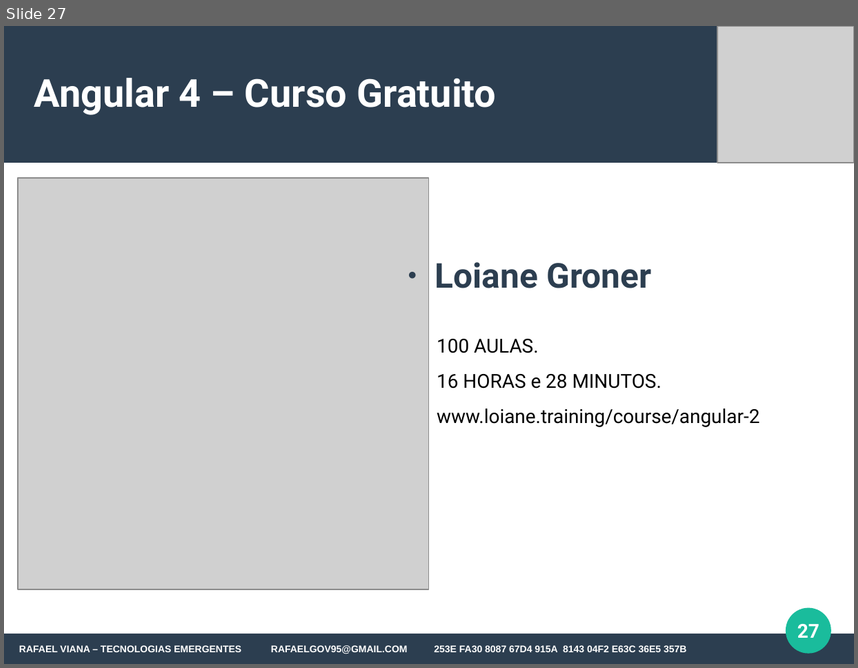
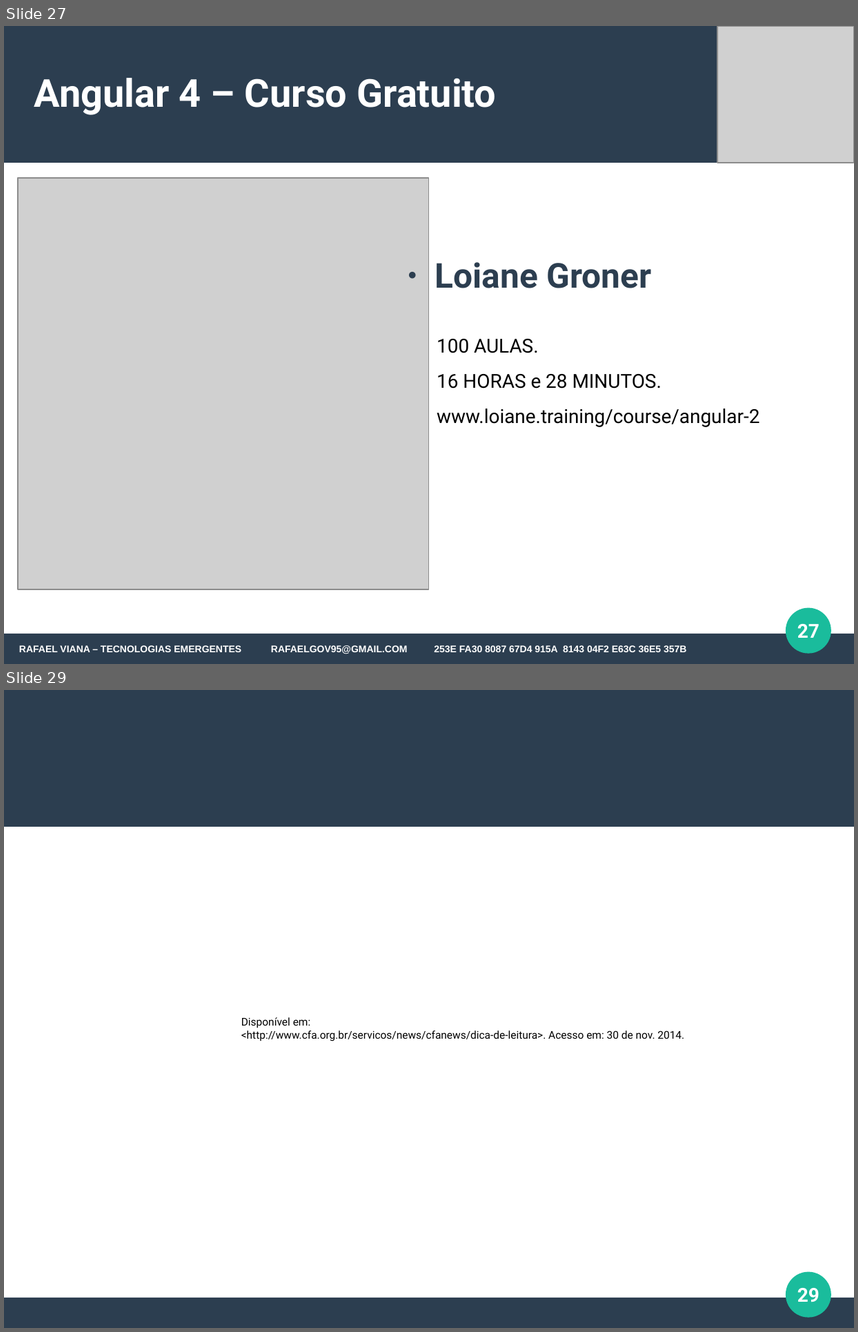
Before and after one commit to rafaelgov95/TE, a slide deck: Apresentação/Angular-4.odp. Shown one above the other, each under a label of ours: slide 27 before the commit, slides 27 and 29 after it; the slides between them are not shown. The pictures are 858x668 and 858x1332 pixels, drawn with LibreOffice and Linux fonts; fonts in the diff are those of the drawing; grey boxes stand for pictures. Boxes give left, top, right and bottom in pixels: in the first picture for what was removed or moved away, otherwise in the second. Text is boxed around its words. In the diff, an @@ line names an element or a change of style, - is before the commit and + after.

```diff
--- a/Apresentação/Angular-4.odp
+++ b/Apresentação/Angular-4.odp
@@ slide 29 added at [4, 690, 854, 1328], background #FFFFFF; not listed: 3 template elements that a slide beside it also shows @@
@@ text added at [241, 1017, 684, 1041], 10 pt, text #000000 @@
+Disponível em:
+<http://www.cfa.org.br/servicos/news/cfanews/dica-de-leitura>. Acesso em: 30 de nov. 2014.
@@ page number added at [797, 1288, 820, 1302], 18 pt, text #FFFFFF, bold @@
+29
```
Also in this commit, not shown: 1 slide changed, 1 other slide added, 1 other file.
